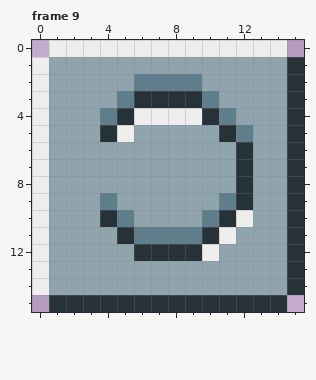
A pixel-art file gets an edit: aseprite/Elements.aseprite. Above, as it was before the edit.
16x16 pixels, 9 frames. Shown: frame 9.
The same view after the edit:
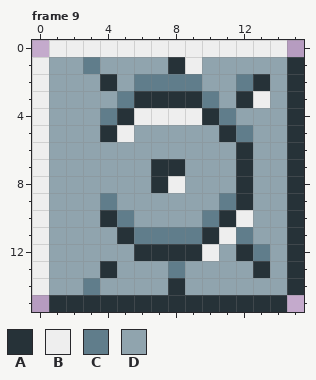
Palette (. is transparent): A #263238  B #eeeeee  C #607d8b  D #90a4ae
Author's note on the commit: change silver tile
Diff:
Frame 9:
y 1: x 3 D -> C; x 8..9 DD -> AB
y 2: x 4 D -> A; x 12..13 DD -> CA
y 3: x 12..13 DD -> AB
y 7: x 7..8 DD -> AA
y 8: x 7..8 DD -> AB
y 11: x 12 D -> C
y 12: x 12..13 DD -> AC
y 13: x 4 D -> A; x 8 D -> C; x 13 D -> A
y 14: x 3 D -> C; x 8 D -> A
